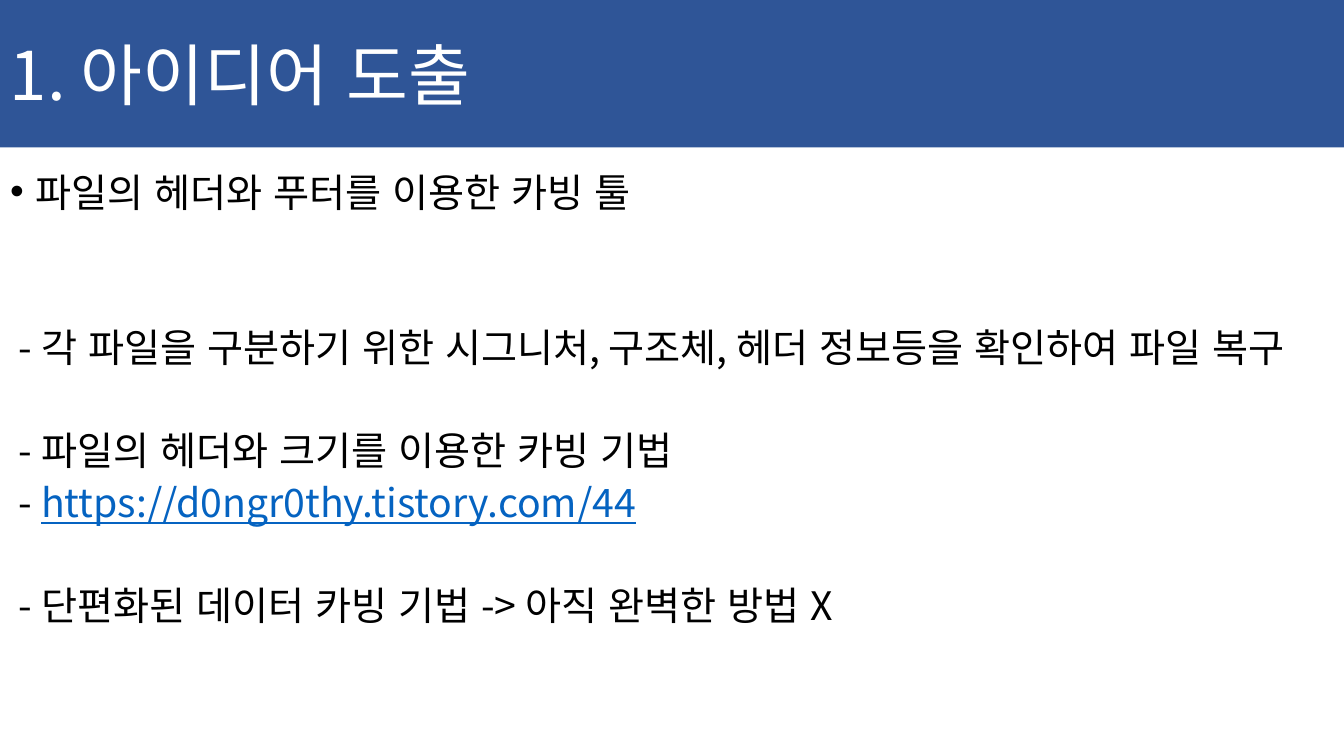
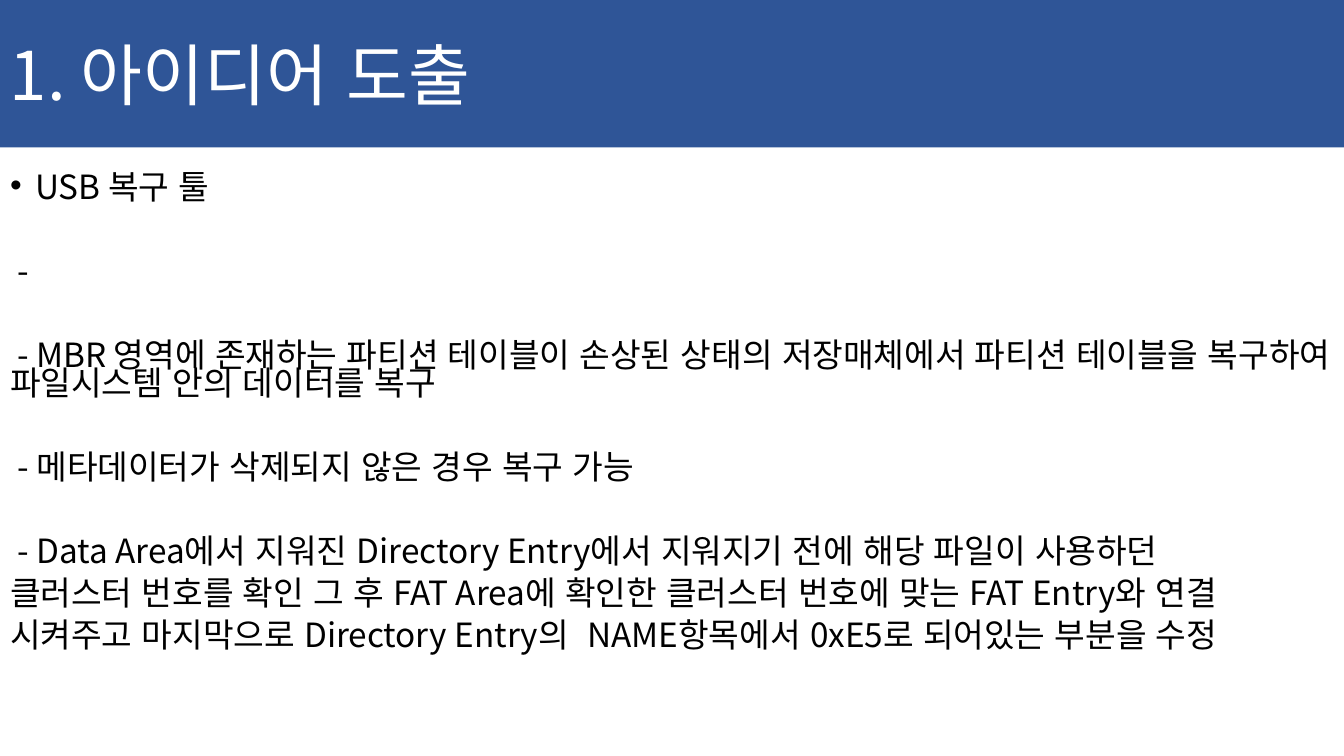
Before and after one commit to ChaeSung-Lee/DJ_InternShip, a slide deck: slide 7 of 2021_Summer/jp.hong/Project_BnD_jph.pptx (slide 6 before the commit). Drawn at 1344x756 pixels with LibreOffice and Linux fonts; fonts in the diff are those of the drawing. Boxes give left, top, right and bottom in pixels: in the first picture for what was removed or moved away, otherwise in the second. Text is boxed around its words. In the diff, an @@ line names an element or a change of style, - is before the commit and + after.

```diff
--- a/2021_Summer/jp.hong/Project_BnD_jph.pptx
+++ b/2021_Summer/jp.hong/Project_BnD_jph.pptx
@@ text at bbox=[10, 172, 1330, 655]: text changed; size 28 to 23.8 pt @@
-• 파일의 헤더와 푸터를 이용한 카빙 툴
-- 각 파일을 구분하기 위한 시그니처, 구조체, 헤더 정보등을 확인하여 파일 복구
-- 파일의 헤더와 크기를 이용한 카빙 기법
-- https://d0ngr0thy.tistory.com/44
-- 단편화된 데이터 카빙 기법 -> 아직 완벽한 방법 X
+• USB 복구 툴
+-
+- MBR 영역에 존재하는 파티션 테이블이 손상된 상태의 저장매체에서 파티션 테이블을 복구하여 파일시스템 안의 데이터를 복구
+- 메타데이터가 삭제되지 않은 경우 복구 가능
+- Data Area에서 지워진 Directory Entry에서 지워지기 전에 해당 파일이 사용하던
+클러스터 번호를 확인 그 후 FAT Area에 확인한 클러스터 번호에 맞는 FAT Entry와 연결
+시켜주고 마지막으로 Directory Entry의 NAME항목에서 0xE5로 되어있는 부분을 수정
```
Also in this commit, not shown: 2 other slides changed, 3 slides added.
